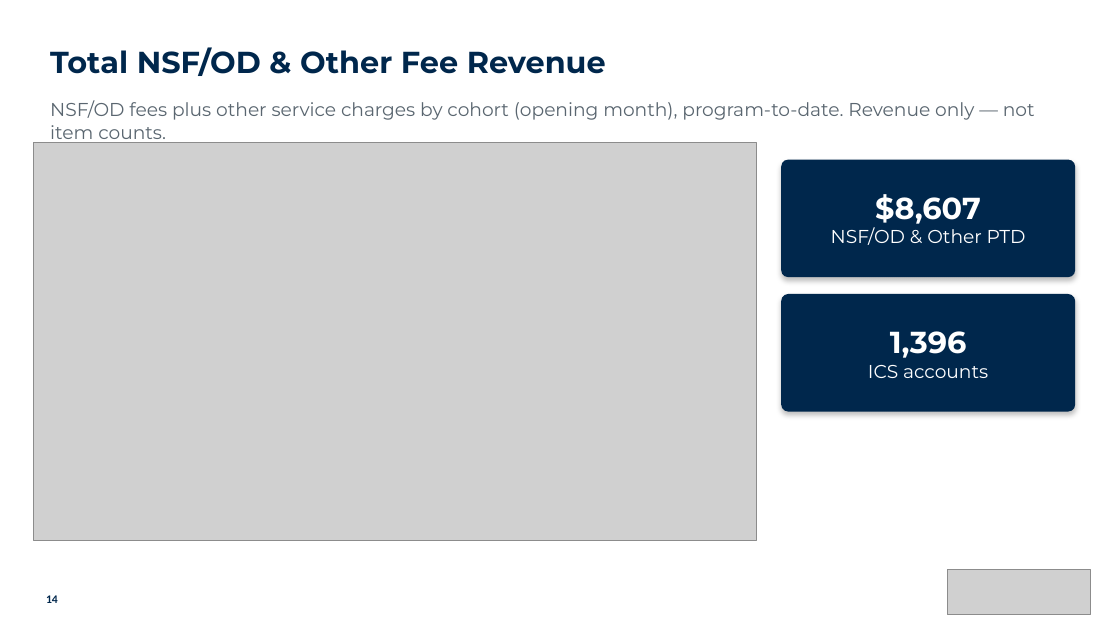
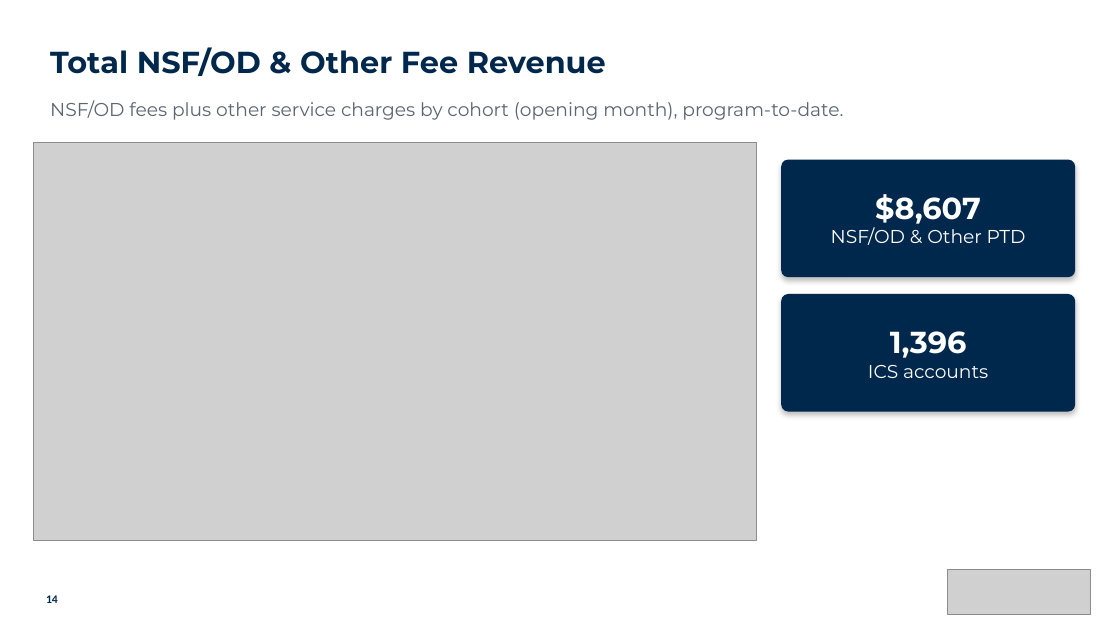
Before and after one commit to aburgard-csi/Velocity_Reporting, a slide deck: slide 14 of templates/ics_template.pptx. Drawn at 1120x630 pixels with LibreOffice and Linux fonts; fonts in the diff are those of the drawing; grey boxes stand for pictures. Boxes give left, top, right and bottom in pixels: in the first picture for what was removed or moved away, otherwise in the second. Text is boxed around its words. In the diff, an @@ line names an element or a change of style, - is before the commit and + after.

```diff
--- a/templates/ics_template.pptx
+++ b/templates/ics_template.pptx
@@ text at (50,100,843,120): text changed @@
-NSF/OD fees plus other service charges by cohort (opening month), program-to-date. Revenue only — not item counts.
+NSF/OD fees plus other service charges by cohort (opening month), program-to-date.
```
Also in this commit, not shown: 1 other slide changed, 2 other files.
